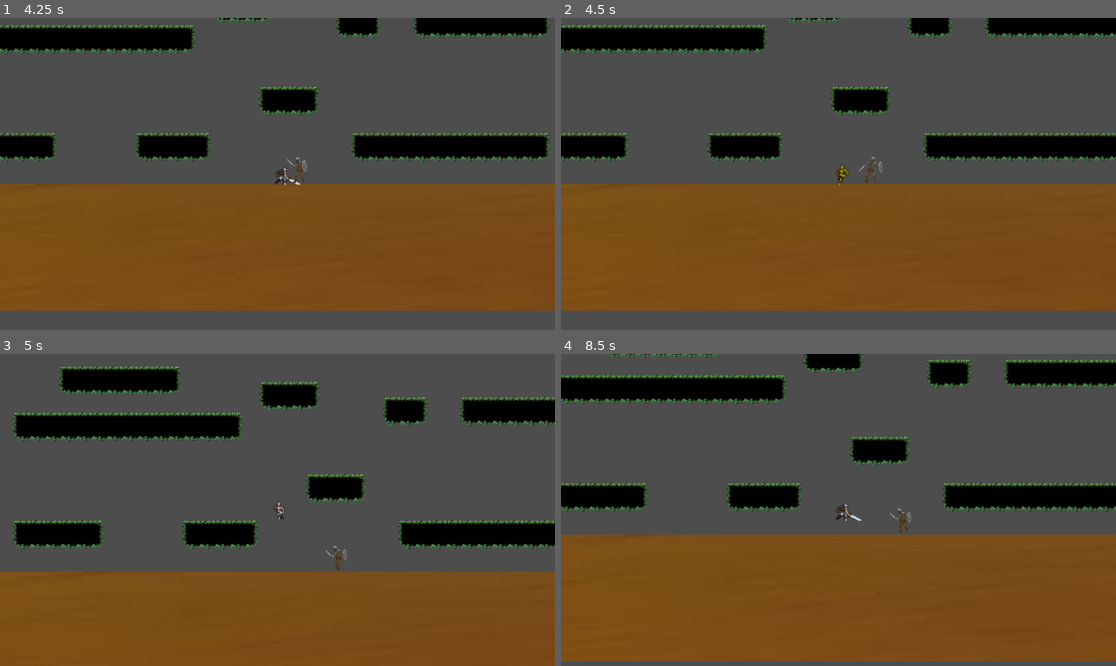
Above: before the commit, frames 1-4 (two rows, left to right).
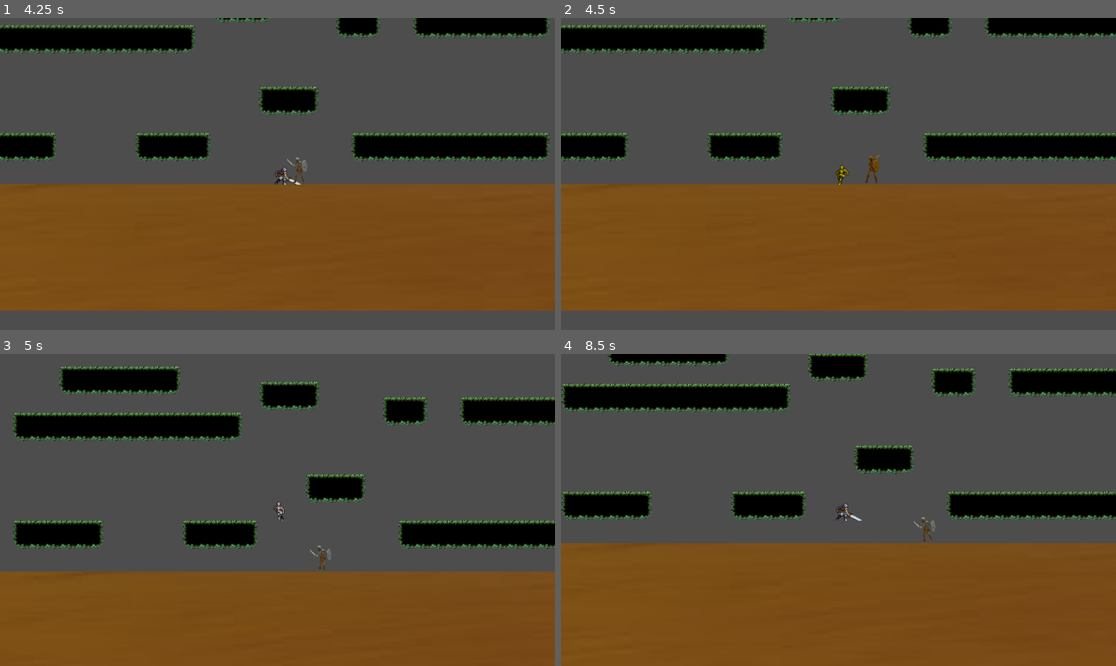
Above: after the commit, the same moments.

Repository: Pablo1996abc/plataforma2d
Game: Godot game, scene res://main.tscn
Same seed, same stepped clock (60 frames per second), same inputs: the game is played once before the commit and once after it.
Inputs:
- Up to frame 1 (4.25 s): hold Z (attack) 0.53-1.28 s; hold Right (ui_right) 0.53-2.03 s; tap Up (ui_up) at 0.77, 1.52, 3.02, 3.77 s; tap Z (attack) at 1.35, 2.85 s; hold Left (ui_left) 2.03-2.78 s; hold Z (attack) 2.03-2.78 s; hold Right (ui_right) from 2.78 s (still down); hold Z (attack) from 3.53 s (still down)
- Up to frame 2 (4.5 s): release Right (ui_right) at 4.28 s; release Z (attack) at 4.28 s; hold Left (ui_left) from 4.28 s (still down); tap Z (attack) at 4.35 s
- Up to frame 3 (5 s): keep holding Left (ui_left); tap Up (ui_up) at 4.52 s
- Up to frame 4 (8.5 s): release Left (ui_left) at 5.03 s; hold Right (ui_right) 5.03-5.78 s; hold Z (attack) 5.03-5.78 s; hold Left (ui_left) 5.78-7.28 s; tap Z (attack) at 5.85, 7.35 s; tap Up (ui_up) at 6.02, 6.77, 7.52 s; hold Z (attack) 6.53-7.28 s; hold Right (ui_right) from 7.28 s (still down); hold Z (attack) from 8.03 s (still down)

Frame 1 is identical in both runs. In frame 2, 0.1% of the frame differs, in the area x 53-58%, y 43-53%; in frame 3, 0.1%; in frame 4, 17%, in the area x 0-100%, y 0-100%.

Commit message:
o esqueleto morre

Diff:
--- a/Skeleton.tscn
+++ b/Skeleton.tscn
@@ -134,7 +134,7 @@
 "duration": 1.0,
 "texture": SubResource("AtlasTexture_cny3r")
 }],
-"loop": true,
+"loop": false,
 "name": &"attack",
 "speed": 16.0
 }, {
@@ -151,7 +151,7 @@
 "duration": 1.0,
 "texture": SubResource("AtlasTexture_upgkp")
 }],
-"loop": true,
+"loop": false,
 "name": &"death",
 "speed": 16.0
 }, {
@@ -168,7 +168,7 @@
 "duration": 1.0,
 "texture": SubResource("AtlasTexture_h32lm")
 }],
-"loop": true,
+"loop": false,
 "name": &"hurt",
 "speed": 16.0
 }, {
--- a/player.tscn
+++ b/player.tscn
@@ -242,7 +242,7 @@
 "duration": 1.0,
 "texture": SubResource("AtlasTexture_b88wv")
 }],
-"loop": true,
+"loop": false,
 "name": &"attack",
 "speed": 16.0
 }, {
@@ -277,7 +277,7 @@
 "duration": 1.0,
 "texture": SubResource("AtlasTexture_vl8ci")
 }],
-"loop": true,
+"loop": false,
 "name": &"attack combo",
 "speed": 16.0
 }, {
@@ -463,7 +463,7 @@
 position = Vector2(3.8146973e-06, -19.75)
 scale = Vector2(0.9333334, 1.04375)
 sprite_frames = SubResource("SpriteFrames_pylmc")
-animation = &"hit"
+animation = &"attack"
 
 [node name="Camera2D" type="Camera2D" parent="." unique_id=15545637]
 
--- a/skeleton.gd
+++ b/skeleton.gd
@@ -42,6 +42,24 @@
 	damage_timer.one_shot = true
 	damage_timer.timeout.connect(_on_damage_timer_timeout)
 
+	animated_sprite.animation_finished.connect(_on_animation_finished)
+# ──────────────────────────────────────────────
+func _on_animation_finished() -> void:
+	if animated_sprite.animation == "attack":
+		if is_instance_valid(target):
+			var dist := global_position.distance_to(target.global_position)
+			if dist <= attack_range:
+				# Se can_attack já voltou, ataca de novo
+				# Se não, volta pro chase até o timer liberar
+				if can_attack:
+					state = State.ATTACK
+				else:
+					# Toca idle enquanto espera o cooldown
+					animated_sprite.play("idle")
+			else:
+				state = State.CHASE
+		else:
+			state = State.PATROL
 # ──────────────────────────────────────────────
 func _physics_process(delta: float) -> void:
 	# Atualiza timer de hurt
@@ -153,23 +171,28 @@
 			_flash(Color.ORANGE)
 
 func _on_attack_timer_timeout() -> void:
+
+	print("Attack timer terminou, can_attack voltou para true")
 	can_attack = true
 
 # ──────────────────────────────────────────────
 # DANO / MORTE
 # ──────────────────────────────────────────────
 func take_damage(amount: int) -> void:
+
 	health = clamp(health - amount, 0, max_health)
+
 	_flash(Color.RED)
 	if health == 0:
+		print("Chamando _die!")
 		_die()
 		return
-	# Entra no estado HURT
 	state = State.HURT
 	hurt_timer = HURT_DURATION
-	can_attack = true  # reseta o ataque para não travar
+	can_attack = true
 
 func _die() -> void:
+	print("Esqueleto morreu!")
 	animated_sprite.play("death")
 	await animated_sprite.animation_finished
 	queue_free()
